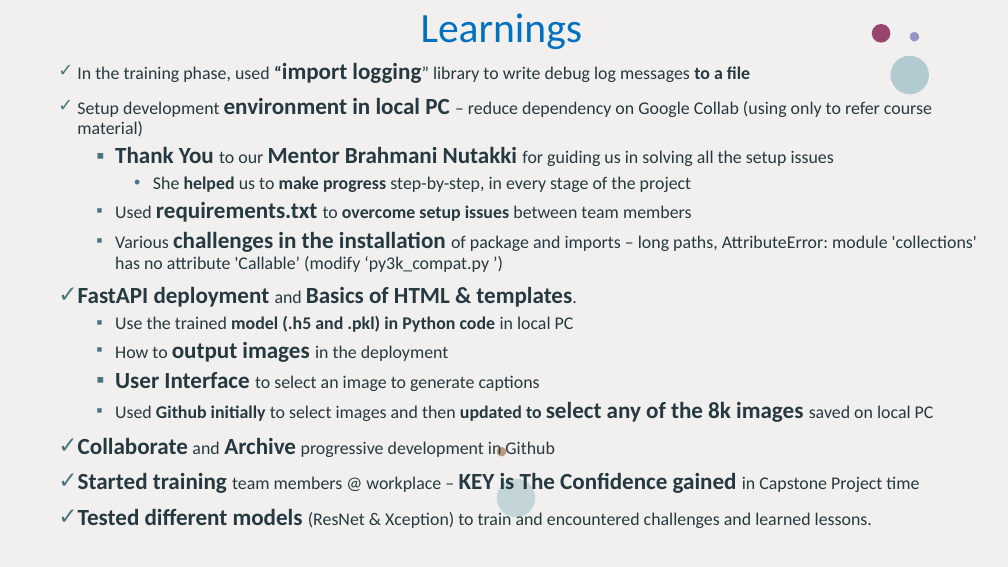
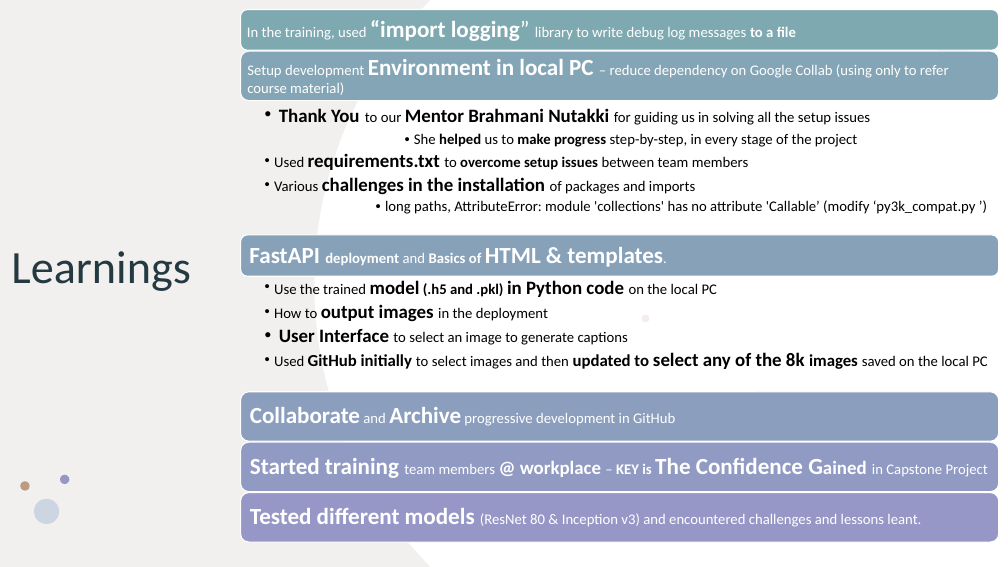
Before and after one commit to B20G15/b20g15_automatic_image_captioning, a slide deck: slide 3 of Docs/AutomaticImageCaptioning_Phase_2_Review_Grp15_B20_12Aug2023.pptx. Drawn at 1008x567 pixels with LibreOffice and Linux fonts; fonts in the diff are those of the drawing. Boxes give left, top, right and bottom in pixels: in the first picture for what was removed or moved away, otherwise in the second. Text is boxed around its words. In the diff, an @@ line names an element or a change of style, - is before the commit and + after.

Commit message:
Uploading the slides with better presention format

```diff
--- a/Docs/AutomaticImageCaptioning_Phase_2_Review_Grp15_B20_12Aug2023.pptx
+++ b/Docs/AutomaticImageCaptioning_Phase_2_Review_Grp15_B20_12Aug2023.pptx
@@ freeform shape added at box(315, 0, 1008, 567), fill #FFFFFF @@
@@ ellipse removed at box(872, 24, 891, 43) @@
@@ title "Learnings": place and size @@
-title "Learnings" at box(421, 13, 582, 49)
+title "Learnings" at box(11, 251, 190, 291)
@@ title "Learnings" at box(11, 251, 190, 291): size 39.6 to 44 pt, text colour #0070C0 to #243941; alignment centre to left; vertical alignment bottom to middle @@
@@ ellipse: place and size @@
-ellipse at box(891, 56, 929, 95)
+ellipse at box(935, 42, 973, 81)
@@ ellipse at box(935, 42, 973, 81): fill #B2CBD0 to #B2CBD0 at 72% opacity @@
@@ text removed at box(77, 62, 977, 528) @@
-✓ In the training phase, used “import logging” library to write debug log messages to a file
-✓ Setup development environment in local PC – reduce dependency on Google Collab (using only to refer course material)
-  ▪ Thank You to our Mentor Brahmani Nutakki for guiding us in solving all the setup issues
-    • She helped us to make progress step-by-step, in every stage of the project
-  ▪ Used requirements.txt to overcome setup issues between team members
-  ▪ Various challenges in the installation of package and imports – long paths, AttributeError: module 'collections' has no attribute 'Callable’ (modify ‘py3k_compat.py ’)
-✓ FastAPI deployment and Basics of HTML & templates.
-  ▪ Use the trained model (.h5 and .pkl) in Python code in local PC
-  ▪ How to output images in the deployment
-  ▪ User Interface to select an image to generate captions
-  ▪ Used Github initially to select images and then updated to select any of the 8k images saved on local PC
-✓ Collaborate and Archive progressive development in Github
-✓ Started training team members @ workplace – KEY is The Confidence gained in Capstone Project time
-✓ Tested different models (ResNet & Xception) to train and encountered challenges and learned lessons.
@@ ellipse added at box(642, 315, 650, 322), fill #E3BEBE at 28% opacity @@
@@ ellipse: place and size @@
-ellipse at box(910, 32, 919, 41)
+ellipse at box(60, 475, 69, 484)
@@ ellipse removed at box(497, 479, 535, 517) @@
@@ ellipse: place and size @@
-ellipse at box(497, 447, 506, 456)
+ellipse at box(20, 482, 29, 491)
@@ ellipse added at box(34, 499, 59, 524), fill #CCD6E3 @@
@@ group added at box(240, 10, 999, 542): 8 texts, 6 rounded rectangles @@
+In the training, used “import logging” library to write debug log messages to a file
+Setup development Environment in local PC – reduce dependency on Google Collab (using only to refer course material)
+  • Thank You to our Mentor Brahmani Nutakki for guiding us in solving all the setup issues
+    • She helped us to make progress step-by-step, in every stage of the project
+  • Used requirements.txt to overcome setup issues between team members
+  • Various challenges in the installation of packages and imports
+  • long paths, AttributeError: module 'collections' has no attribute 'Callable’ (modify ‘py3k_compat.py ’)
+FastAPI deployment and Basics of HTML & templates.
+  • Use the trained model (.h5 and .pkl) in Python code on the local PC
+  • How to output images in the deployment
+  • User Interface to select an image to generate captions
+  • Used GitHub initially to select images and then updated to select any of the 8k images saved on the local PC
+Collaborate and Archive progressive development in GitHub
+Started training team members @ workplace – KEY is The Confidence Gained in Capstone Project
+Tested different models (ResNet 80 & Inception v3) and encountered challenges and lessons leant.
```
Also in this commit, not shown: 6 other slides changed.
